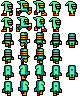
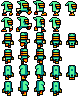
Before/after of a 80 × 96 layered artwork. What changed in the layer stack:
painted on "front arm" over <box>3,9,75,30</box>
painted on "body" over <box>3,12,59,29</box>
painted on "back leg" over <box>1,10,47,32</box>
painted on "back arm" over <box>3,7,59,30</box>
